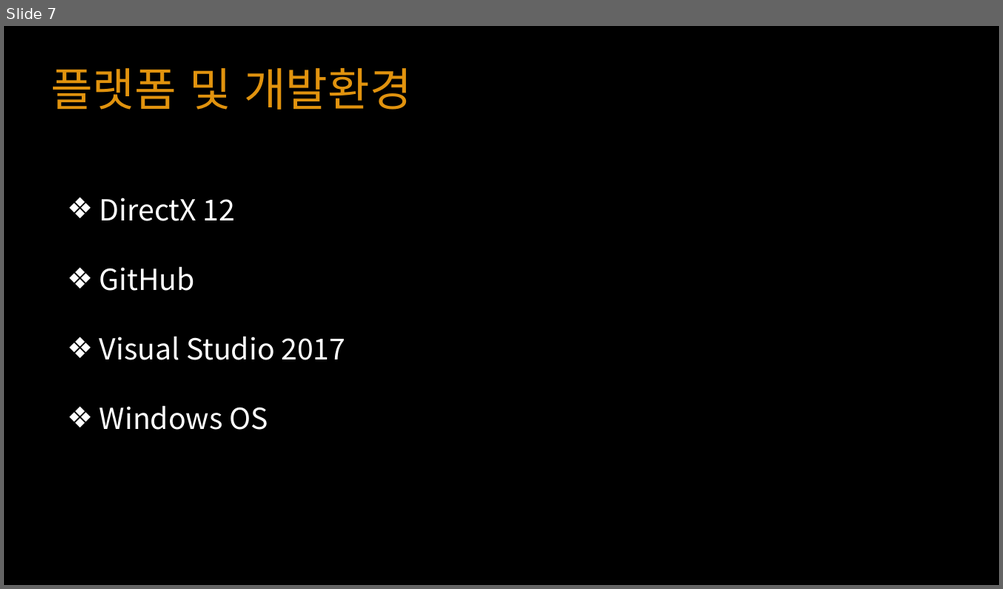
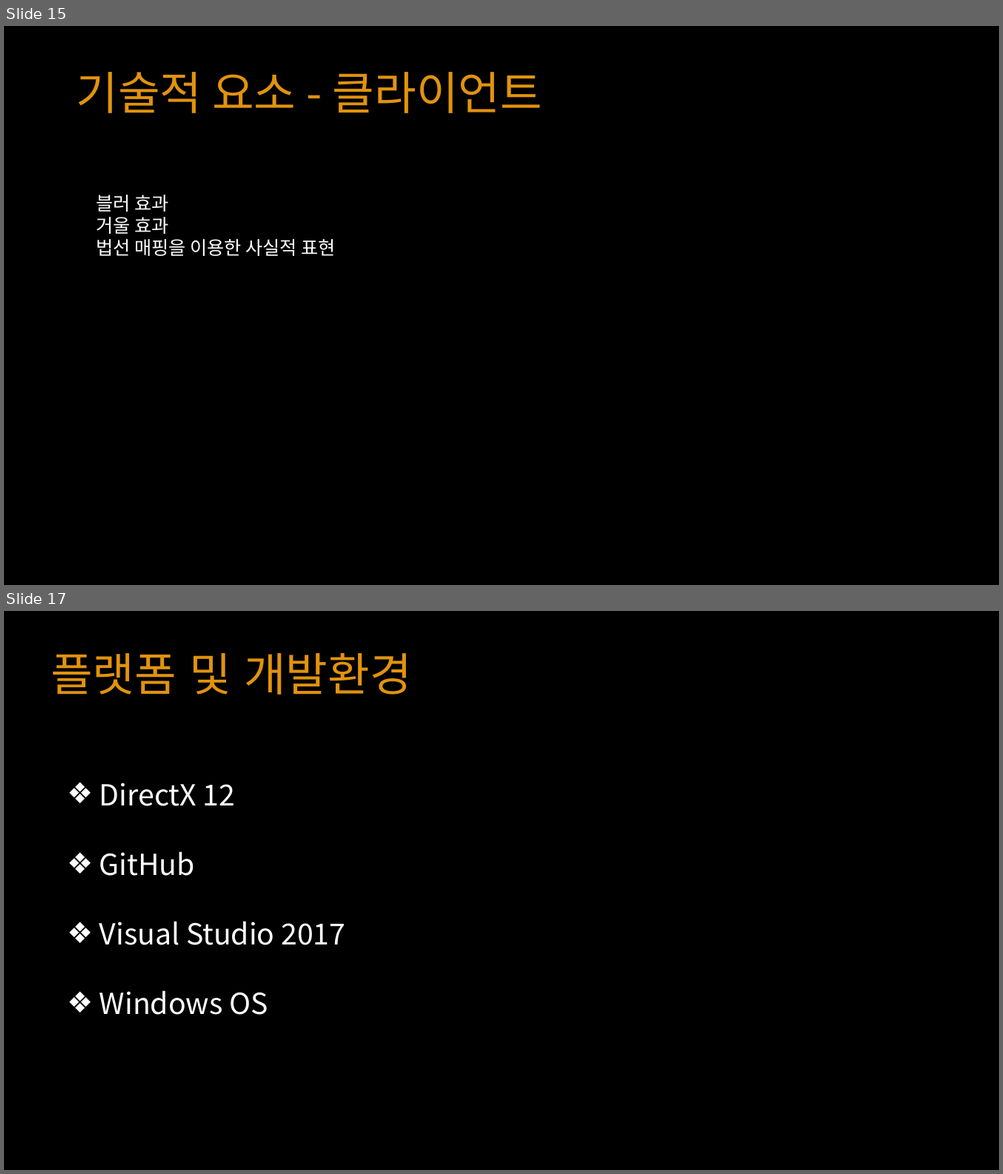
Before and after one commit to YKTeam/Room503, a slide deck: Document/Escape Cube(가제) ppt.pptx. Shown one above the other, each under a label of ours: slide 7 before the commit, slides 15 and 17 after it; the slides between them are not shown. The pictures are 1003x589 and 1003x1174 pixels, drawn with LibreOffice and Linux fonts; fonts in the diff are those of the drawing. Boxes give left, top, right and bottom in pixels: in the first picture for what was removed or moved away, otherwise in the second. Text is boxed around its words. In the diff, an @@ line names an element or a change of style, - is before the commit and + after.

```diff
--- a/Document/Escape Cube(가제) ppt.pptx
+++ b/Document/Escape Cube(가제) ppt.pptx
@@ slide 15 added at box(4, 26, 999, 585), background #000000 @@
@@ text added at box(76, 72, 542, 113), 44 pt, text #E1930E @@
+기술적 요소 - 클라이언트
@@ text added at box(96, 195, 336, 256), 18 pt, text #FFFFFF @@
+블러 효과
+거울 효과
+법선 매핑을 이용한 사실적 표현
@@ what was slide 7 is now slide 17 @@
```
Also in this commit, not shown: 10 slides changed, 5 other slides added, 3 slides removed.
